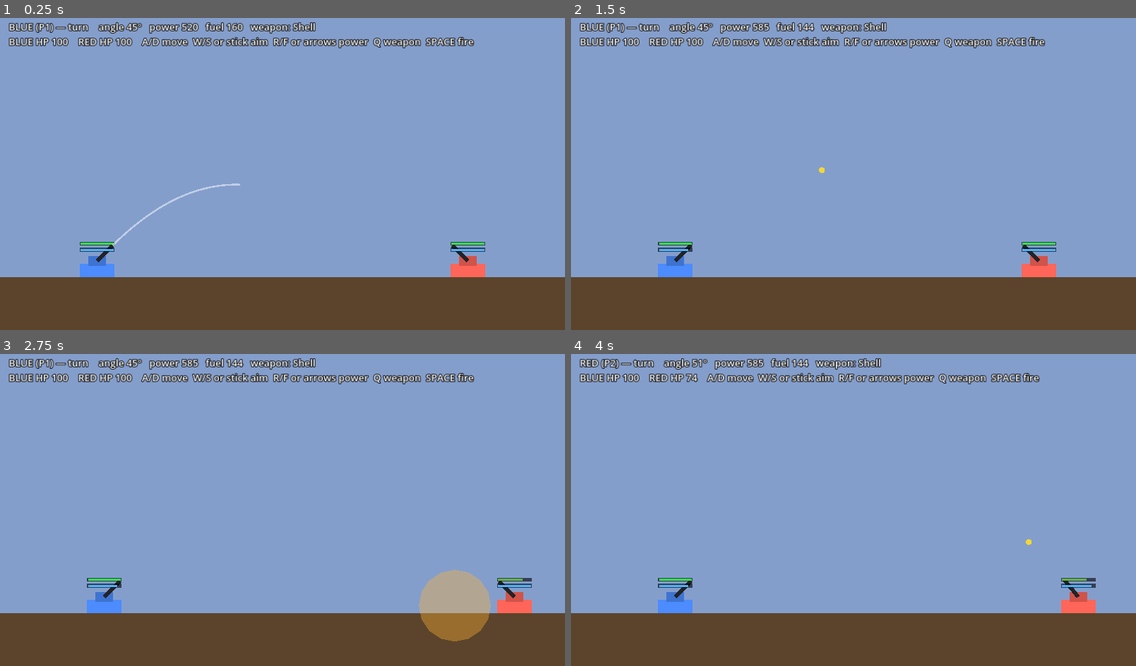
Above: before the commit, frames 1-4 (two rows, left to right).
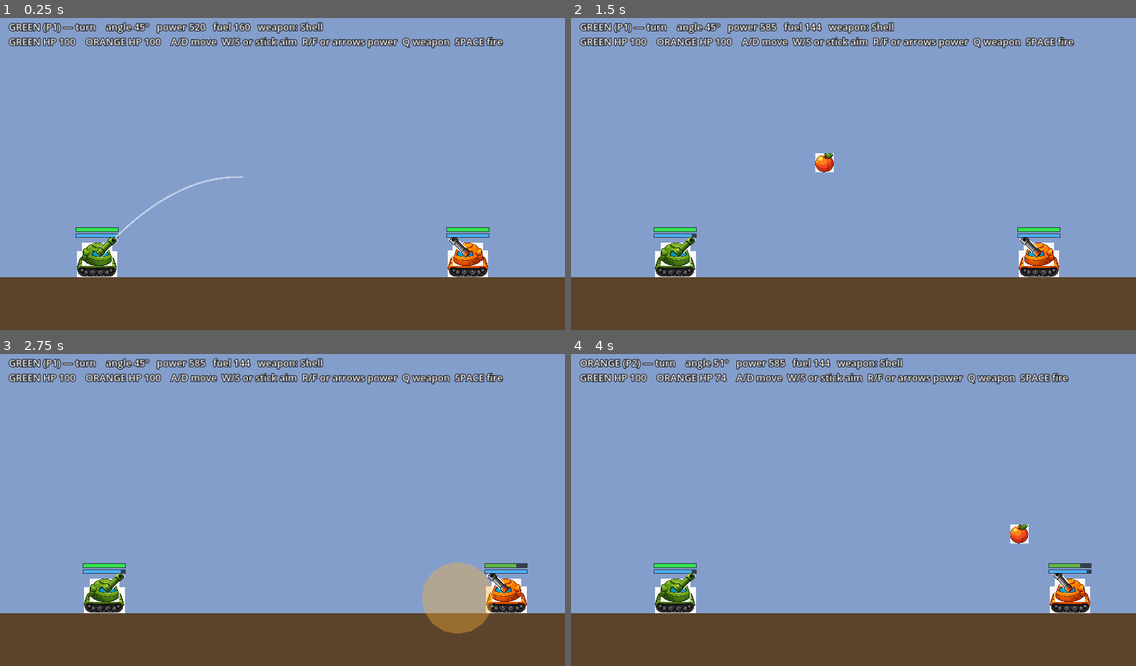
Above: after the commit, the same moments.

Repository: DriveThruG/Peach-Party
Game: Godot game, scene res://artillery/Artillery.tscn
Same seed, same stepped clock (60 frames per second), same inputs: the game is played once before the commit and once after it. This scene is started directly instead of the project's main scene.
Inputs:
- Up to frame 1 (0.25 s): no input
- Up to frame 2 (1.5 s): tap Enter at 0.5 s; hold D 0.53-1.28 s; hold R 0.53-1.28 s; tap Space at 0.77 s; hold S from 1.28 s (still down); tap F at 1.35 s
- Up to frame 3 (2.75 s): tap Space at 1.52 s; release S at 2.03 s; hold D from 2.03 s (still down); tap Q at 2.1 s
- Up to frame 4 (4 s): release D at 2.78 s; hold W 2.78-3.53 s; tap Enter at 2.85 s; tap Space at 3.02, 3.77 s; hold A from 3.53 s (still down); hold R from 3.53 s (still down)

The runs differ from the first frame. In frame 1, 5.4% of the frame differs, in the area x 1-90%, y 1-84%; in frame 2, 5.4%; in frame 3, 5.8%, in the area x 1-95%, y 1-93%; in frame 4, 5.5%.

Commit message:
Artillery: wire real sprites from Artillery.png (tank hull/turret/barrel + peach projectile)

Diff:
--- a/godot/artillery/artillery.gd
+++ b/godot/artillery/artillery.gd
@@ -36,8 +36,8 @@
 	_add_rect(Vector2.ZERO, Vector2(VIEW.x, GROUND_Y), Color(0.52, 0.62, 0.80), -10)        # sky
 	_add_rect(Vector2(0, GROUND_Y), Vector2(VIEW.x, VIEW.y - GROUND_Y), Color(0.36, 0.27, 0.17), -5)  # ground
 
-	_spawn_tank(220.0, Color(0.30, 0.55, 1.0), 1)
-	_spawn_tank(1060.0, Color(1.0, 0.40, 0.35), -1)
+	_spawn_tank(220.0, 0, 1)      # green tank, faces right
+	_spawn_tank(1060.0, 1, -1)    # orange tank, faces left
 
 	# Trajectory-preview line (world space).
 	guide = Line2D.new()
@@ -58,11 +58,11 @@
 	hud.add_child(info)
 	_update_info()
 
-func _spawn_tank(x: float, col: Color, facing: int) -> void:
+func _spawn_tank(x: float, variant: int, facing: int) -> void:
 	var t := Tank.new()
 	add_child(t)
 	t.position = Vector2(x, GROUND_Y)
-	t.setup(col, facing)
+	t.setup(variant, facing)
 	tanks.append(t)
 
 func _process(delta: float) -> void:
@@ -175,20 +175,18 @@
 
 func _game_over() -> void:
 	state = "over"
-	var win := "BLUE (P1)" if tanks[1].is_dead() else "RED (P2)"
+	var win := "GREEN (P1)" if tanks[1].is_dead() else "ORANGE (P2)"
 	info.text = "%s WINS!   (press F5 to restart)" % win
 
 # ---- visuals / hud ----
-func _make_proj(w: int) -> Node2D:
+func _make_proj(_w: int) -> Node2D:
 	var n := Node2D.new()
-	var dot := Polygon2D.new()
-	var pts := PackedVector2Array()
-	for i in range(10):
-		var a := TAU * float(i) / 10.0
-		pts.append(Vector2(cos(a), sin(a)) * 7.0)
-	dot.polygon = pts
-	dot.color = PROJ_COLOR[w]
-	n.add_child(dot)
+	var s := Sprite2D.new()
+	s.texture = Tank.SHEET
+	s.region_enabled = true
+	s.region_rect = Tank.PEACH_REGION
+	s.scale = Vector2(0.32, 0.32)
+	n.add_child(s)
 	return n
 
 func _explosion_fx(pos: Vector2, radius: float) -> void:
@@ -224,8 +222,8 @@
 
 func _update_info() -> void:
 	var t: Tank = tanks[active]
-	var who := "BLUE (P1)" if active == 0 else "RED (P2)"
-	info.text = "%s — turn    angle %d°   power %d   fuel %d   weapon: %s\nBLUE HP %d    RED HP %d    A/D move  W/S or stick aim  R/F or arrows power  Q weapon  SPACE fire" % [
+	var who := "GREEN (P1)" if active == 0 else "ORANGE (P2)"
+	info.text = "%s — turn    angle %d°   power %d   fuel %d   weapon: %s\nGREEN HP %d    ORANGE HP %d    A/D move  W/S or stick aim  R/F or arrows power  Q weapon  SPACE fire" % [
 		who, roundi(t.aim_deg), roundi(t.power), roundi(t.fuel), WEAPON_NAMES[t.weapon],
 		roundi(tanks[0].hp), roundi(tanks[1].hp)]
 
--- a/godot/artillery/tank.gd
+++ b/godot/artillery/tank.gd
@@ -1,42 +1,58 @@
 extends Node2D
 class_name Tank
-# Peach Artillery — one tank. Placeholder shapes for now (swap to your sprite-sheet regions later).
-# Origin = the ground-contact point (bottom centre). Barrel pivots at the turret.
+# Peach Artillery — one tank, built from the Artillery.png sheet.
+# Tree: self(feet) > hull + turret (sprites) > barrel(Node2D, rotates to aim) > barrel sprite.
+# Origin = ground-contact point (bottom centre).
 
-const W := 78.0
-const H := 30.0
-const BARREL_LEN := 50.0
+const SHEET := preload("res://artillery/art/Artillery.png")
+const TANK_SCALE := 0.36
 const MAX_HP := 100.0
+
+# Sheet regions — index 0 = green (P1), 1 = orange (P2).
+const HULL_REGION := [Rect2(44, 84, 256, 164), Rect2(44, 292, 256, 168)]
+const TURRET_REGION := [Rect2(336, 84, 188, 148), Rect2(336, 292, 188, 148)]
+const BARREL_REGION := [Rect2(556, 156, 156, 48), Rect2(556, 364, 160, 48)]
+const PEACH_REGION := Rect2(768, 212, 132, 136)
+
+# Placement in world px (post-scale) — tune if the turret/barrel sit wrong.
+const TURRET_Y := -52.0
+const BARREL_PIVOT := Vector2(2, -50)
+const BAR_W := 98.0
 
 var hp := MAX_HP
 var fuel := 160.0
 var max_fuel := 160.0
-var facing := 1            # +1 = aims/fires right, -1 = left
-var aim_deg := 45.0        # 0..85 above horizontal
+var facing := 1
+var aim_deg := 45.0
 var power := 520.0
 var weapon := 0
 var team_color := Color.WHITE
+var barrel_len := 56.0
 
 var barrel: Node2D
 var hp_fill: Polygon2D
 var fuel_fill: Polygon2D
 
-func setup(col: Color, in_facing: int) -> void:
-	team_color = col
+func setup(variant: int, in_facing: int) -> void:
 	facing = in_facing
+	team_color = Color(0.45, 0.8, 0.3) if variant == 0 else Color(1.0, 0.55, 0.2)
 
-	_add_rect(self, Vector2(W, H), Vector2(0, -H * 0.5), col)                 # hull
-	_add_rect(self, Vector2(40, 22), Vector2(0, -H - 7), col.darkened(0.18))  # turret dome
+	var hr: Rect2 = HULL_REGION[variant]
+	var hull := _sprite(hr, Vector2(0, -hr.size.y * TANK_SCALE * 0.5), self)  # bottom at the feet
+	var turret := _sprite(TURRET_REGION[variant], Vector2(0, TURRET_Y), self)
+	if facing == -1:
+		hull.flip_h = true
+		turret.flip_h = true
 
 	barrel = Node2D.new()
-	barrel.position = Vector2(0, -H - 7)
+	barrel.position = BARREL_PIVOT
 	add_child(barrel)
-	_add_rect(barrel, Vector2(BARREL_LEN, 9), Vector2(BARREL_LEN * 0.5, 0), Color(0.14, 0.14, 0.16))
+	var br: Rect2 = BARREL_REGION[variant]
+	barrel_len = br.size.x * TANK_SCALE
+	_sprite(br, Vector2(barrel_len * 0.5, 0), barrel)        # barrel's left (mount) end sits at the pivot
 
-	# Health + fuel bars (left-anchored: the fill's left edge stays put, it shrinks to the right).
-	hp_fill = _make_bar(-H - 46, Color(0.2, 0.9, 0.3))
-	fuel_fill = _make_bar(-H - 32, Color(0.3, 0.7, 1.0))
-
+	hp_fill = _make_bar(-108.0, Color(0.2, 0.9, 0.3))
+	fuel_fill = _make_bar(-94.0, Color(0.3, 0.7, 1.0))
 	_refresh()
 
 func muzzle_dir() -> Vector2:
@@ -44,7 +60,7 @@
 	return Vector2(cos(a) * facing, -sin(a))
 
 func muzzle_pos() -> Vector2:
-	return barrel.global_position + muzzle_dir() * BARREL_LEN
+	return barrel.global_position + muzzle_dir() * barrel_len
 
 func aim(d: float) -> void:
 	aim_deg = clampf(aim_deg + d, 0.0, 85.0)
@@ -75,21 +91,25 @@
 	hp_fill.color = Color(0.9, 0.2, 0.2).lerp(Color(0.2, 0.9, 0.3), frac)
 	fuel_fill.scale.x = clampf(fuel / max_fuel, 0.0, 1.0)
 
+func _sprite(region: Rect2, pos: Vector2, parent: Node) -> Sprite2D:
+	var s := Sprite2D.new()
+	s.texture = SHEET
+	s.region_enabled = true
+	s.region_rect = region
+	s.scale = Vector2(TANK_SCALE, TANK_SCALE)
+	s.position = pos
+	parent.add_child(s)
+	return s
+
 func _make_bar(y: float, col: Color) -> Polygon2D:
-	_add_rect(self, Vector2(W, 9), Vector2(0, y), Color(0, 0, 0, 0.6))
+	var bg := Polygon2D.new()
+	bg.polygon = PackedVector2Array([Vector2(-BAR_W * 0.5, -5), Vector2(BAR_W * 0.5, -5), Vector2(BAR_W * 0.5, 5), Vector2(-BAR_W * 0.5, 5)])
+	bg.color = Color(0, 0, 0, 0.6)
+	bg.position = Vector2(0, y)
+	add_child(bg)
 	var fill := Polygon2D.new()
-	fill.polygon = PackedVector2Array([Vector2(0, -2.5), Vector2(W - 4, -2.5), Vector2(W - 4, 2.5), Vector2(0, 2.5)])
+	fill.polygon = PackedVector2Array([Vector2(0, -3.5), Vector2(BAR_W - 4, -3.5), Vector2(BAR_W - 4, 3.5), Vector2(0, 3.5)])
 	fill.color = col
-	fill.position = Vector2(-(W - 4) * 0.5, y)
+	fill.position = Vector2(-(BAR_W - 4) * 0.5, y)
 	add_child(fill)
 	return fill
-
-func _add_rect(parent: Node, sz: Vector2, off: Vector2, col: Color) -> Polygon2D:
-	var poly := Polygon2D.new()
-	poly.polygon = PackedVector2Array([
-		Vector2(-sz.x * 0.5, -sz.y * 0.5), Vector2(sz.x * 0.5, -sz.y * 0.5),
-		Vector2(sz.x * 0.5, sz.y * 0.5), Vector2(-sz.x * 0.5, sz.y * 0.5)])
-	poly.color = col
-	poly.position = off
-	parent.add_child(poly)
-	return poly
